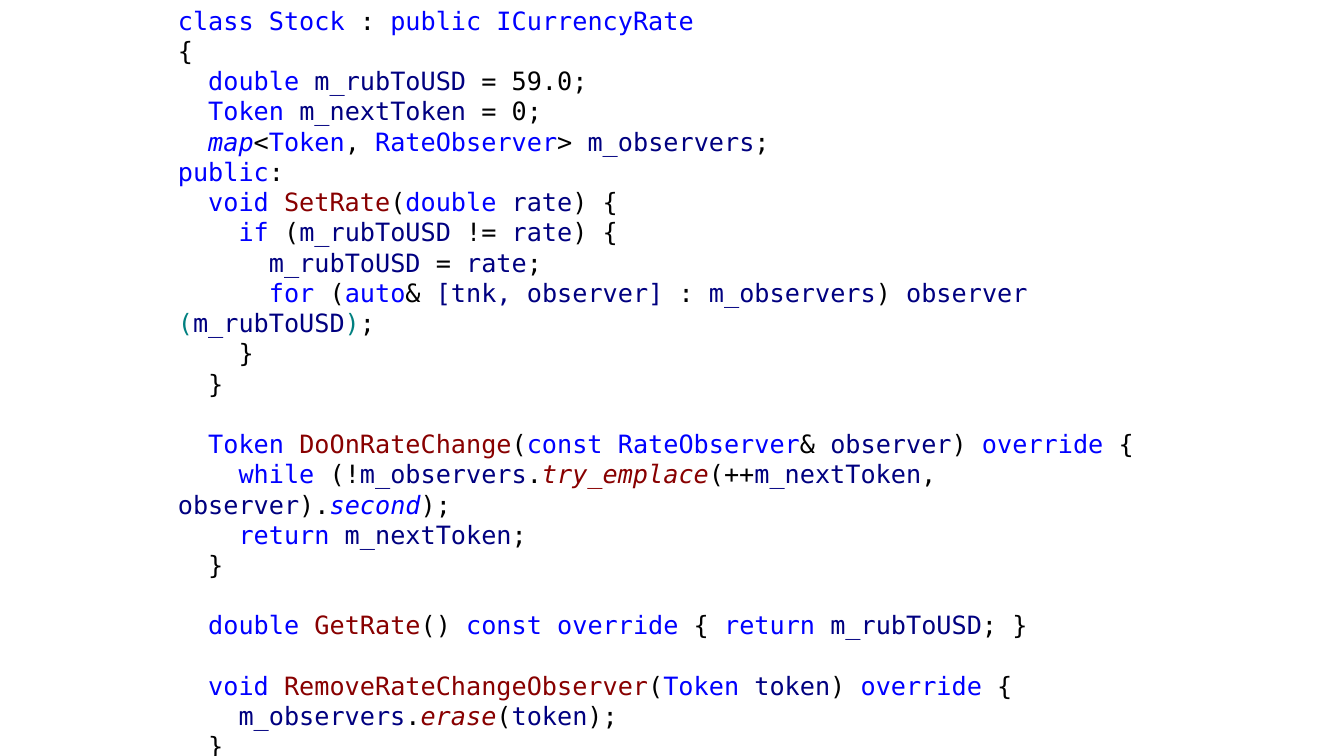
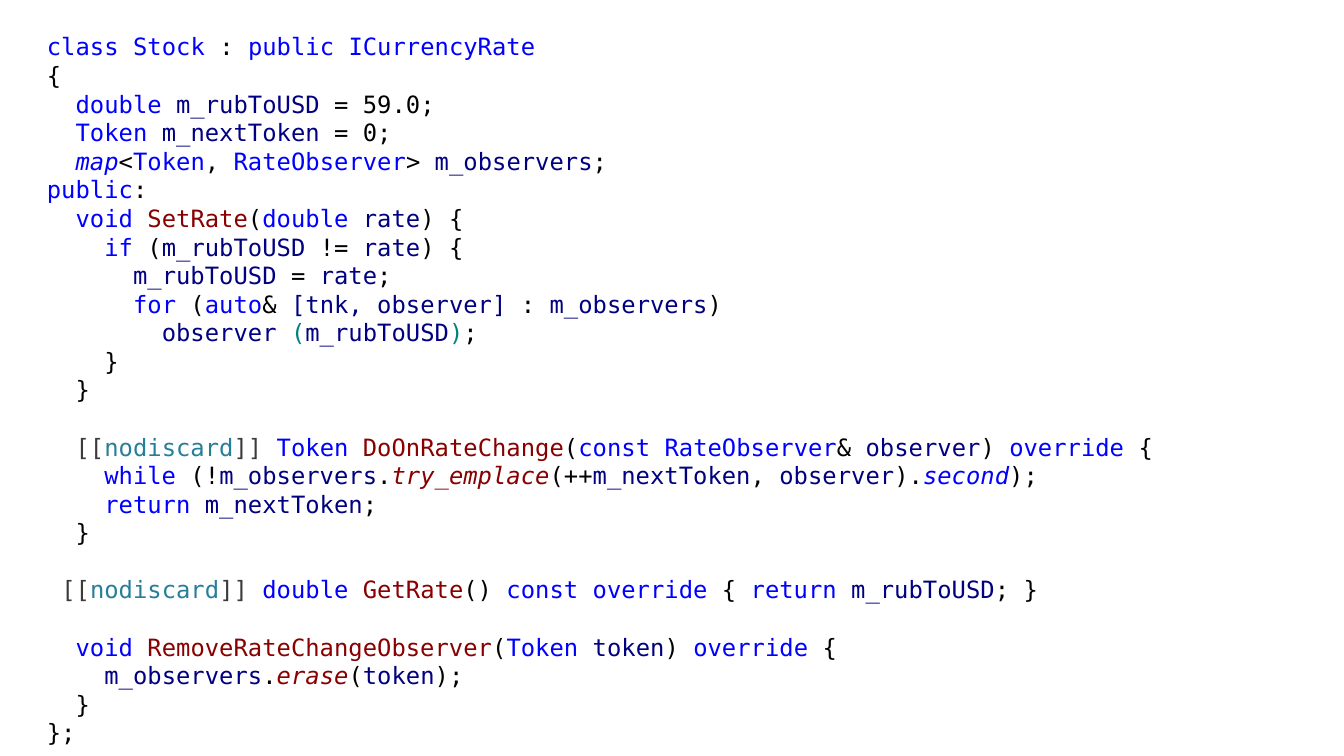
Before and after one commit to alexey-malov/ood, a slide deck: slide 43 of lectures/02.observer/observer.pptx (slide 42 before the commit). Drawn at 1344x756 pixels with LibreOffice and Linux fonts; fonts in the diff are those of the drawing. Boxes give left, top, right and bottom in pixels: in the first picture for what was removed or moved away, otherwise in the second. Text is boxed around its words. In the diff, an @@ line names an element or a change of style, - is before the commit and + after.

```diff
--- a/lectures/02.observer/observer.pptx
+++ b/lectures/02.observer/observer.pptx
@@ text "class Stock : public ICurrencyRate": place and size @@
-text "class Stock : public ICurrencyRate" at (178, 10, 1103, 731)
+text "class Stock : public ICurrencyRate" at (47, 36, 1124, 690)
@@ text at (47, 36, 1037, 690): size 18 to 17 pt in "class Stock : public ICurrencyRate", "{", "double m_rubToUSD = 59.0;", "Token m_nextToken = 0;" and 14 more places @@
@@ text at (133, 295, 722, 347): text changed; size 18 to 17 pt @@
-for (auto& [tnk, observer] : m_observers) observer (m_rubToUSD);
+for (auto& [tnk, observer] : m_observers)
+observer (m_rubToUSD);
@@ text at (76, 438, 1124, 461): text changed; size 18 to 17 pt @@
-Token DoOnRateChange(const RateObserver& observer) override {
+[[nodiscard]] Token DoOnRateChange(const RateObserver& observer) override {
@@ text at (61, 579, 1009, 604): text changed; size 18 to 17 pt @@
-double GetRate() const override { return m_rubToUSD; }
+[[nodiscard]] double GetRate() const override { return m_rubToUSD; }
```
Also in this commit, not shown: 10 other slides changed, 2 slides added, 12 other files.
